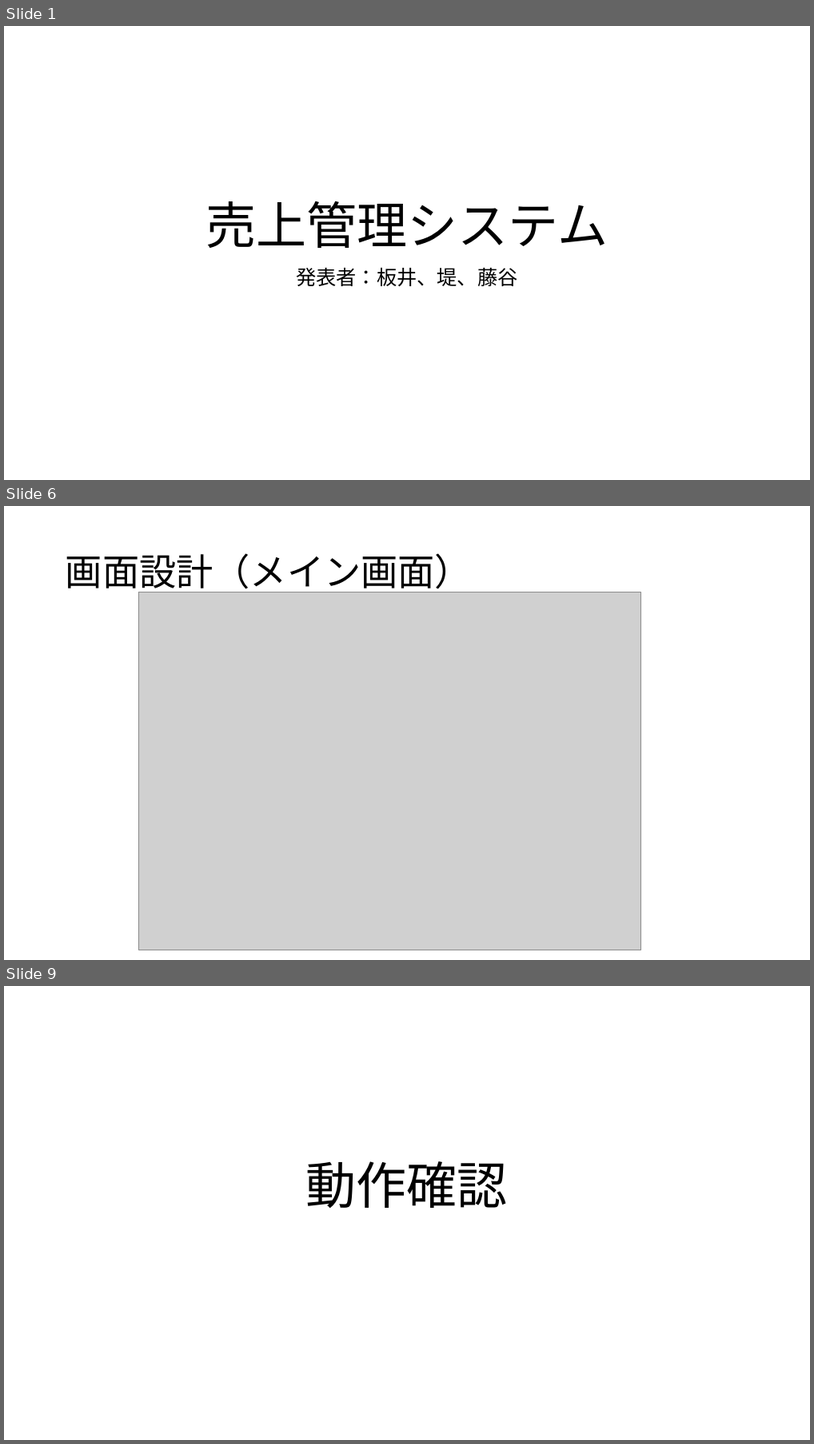
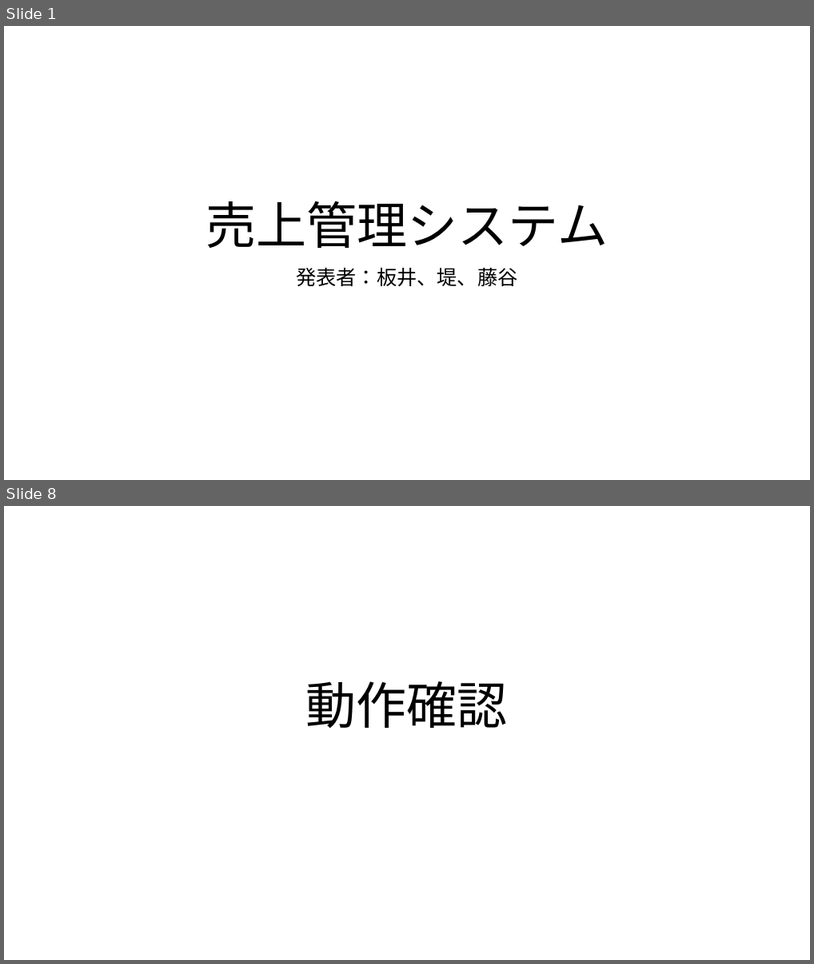
Before and after one commit to ivy239007/UG, a slide deck: プレゼン資料/Webアプリ開発発表資料.pptx. Shown one above the other, each under a label of ours: slides 1, 6 and 9 before the commit, slides 1 and 8 after it; the slides between them are not shown. The pictures are 814x1444 and 814x964 pixels, drawn with LibreOffice and Linux fonts; fonts in the diff are those of the drawing; grey boxes stand for pictures. Boxes give left, top, right and bottom in pixels: in the first picture for what was removed or moved away, otherwise in the second. Text is boxed around its words. In the diff, an @@ line names an element or a change of style, - is before the commit and + after.

```diff
--- a/プレゼン資料/Webアプリ開発発表資料.pptx
+++ b/プレゼン資料/Webアプリ開発発表資料.pptx
@@ slide 6 removed at [4,506,810,960], background #FFFFFF @@
@@ title removed at [66,553,472,595] @@
-画面設計（メイン画面）
@@ picture removed at [138,592,641,949] @@
@@ what was slide 9 is now slide 8 @@
```
Also in this commit, not shown: 5 slides changed, 2 slides added, 1 other slide removed, 1 other file.
